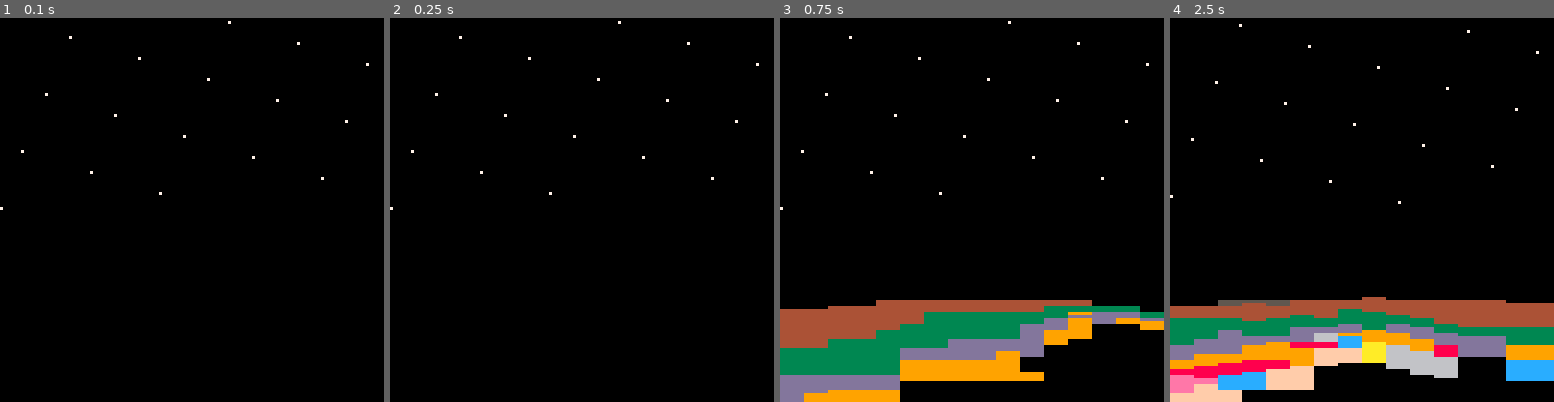
Above: before the commit, frames 1-4 (left to right).
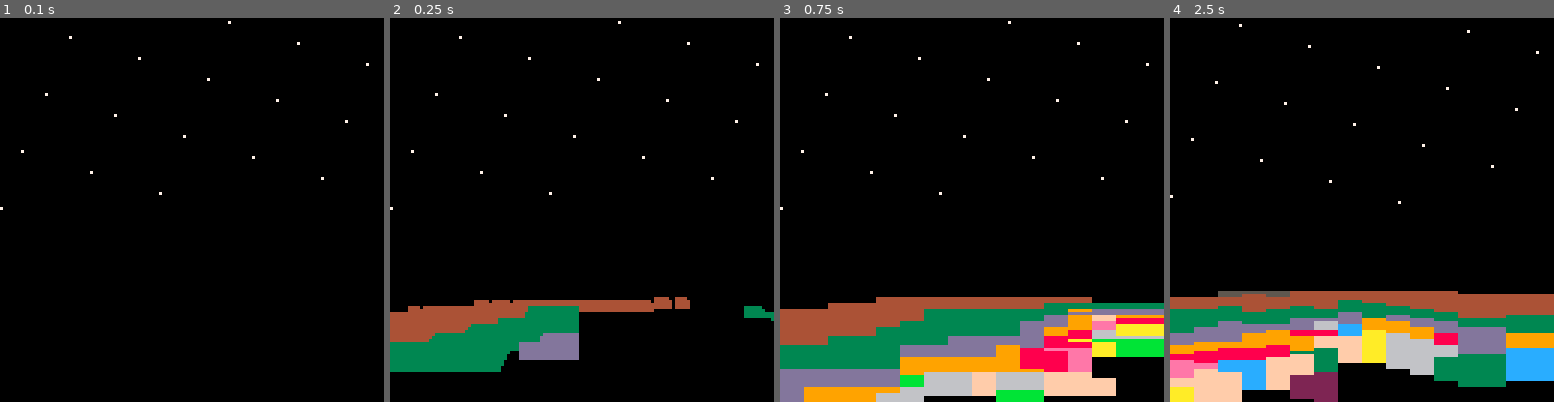
Above: after the commit, the same moments.

Repository: jcwilk/mandel3
Game: PICO-8 cartridge mandel3.p8
Same seed, same stepped clock (60 frames per second), same inputs: the game is played once before the commit and once after it.
Inputs:
- Up to frame 1 (0.1 s): no input
- Up to frame 2 (0.25 s): no input
- Up to frame 3 (0.75 s): tap X (X key) at 0.33 s; tap O (Z key) at 0.7 s
- Up to frame 4 (2.5 s): tap X (X key) at 1.07, 1.85 s; hold Right 1.6-2.1 s; tap O (Z key) at 1.7, 2.1 s; hold Up 2.15-2.42 s; hold Right from 2.47 s (still down)

Frame 1 is identical in both runs. In frame 2, 9.2% of the frame differs, in the area x 0-100%, y 72-93%; in frame 3, 11%; in frame 4, 17%, in the area x 0-100%, y 71-100%.

Commit message:
Fix the bug where it doesn't rise while moving

Diff:
--- a/mandel3.p8
+++ b/mandel3.p8
@@ -32,6 +32,10 @@
   player = {
     coords=makevec2d(-0.5,0),
     bearing=makeangle(0)
+  }
+
+  prog_man={
+    current_max_iterations=1
   }
 
   buffer_manager = build_buffer_manager()
@@ -70,6 +74,8 @@
   player.coords+= offset*speed*player_height
 
   tick_bearing_v()
+
+  prog_man.current_max_iterations+=1/6
 end
 
 function tick_bearing_v()
@@ -86,7 +92,7 @@
     draw_background()
     progressive_coroutine=cocreate(raycast_walls_progressively)
   end
-  assert(coresume(progressive_coroutine))
+  assert(coresume(progressive_coroutine,prog_man))
 
   if debug then
     debug_info()
@@ -128,10 +134,7 @@
   end
 end
 
-prog_man={
-  current_max_iterations=1
-}
-function raycast_walls_progressively()
+function raycast_walls_progressively(prog_man)
   local screenx=0
   local pixel_columns={}
   local buffer_manager=build_buffer_manager()
